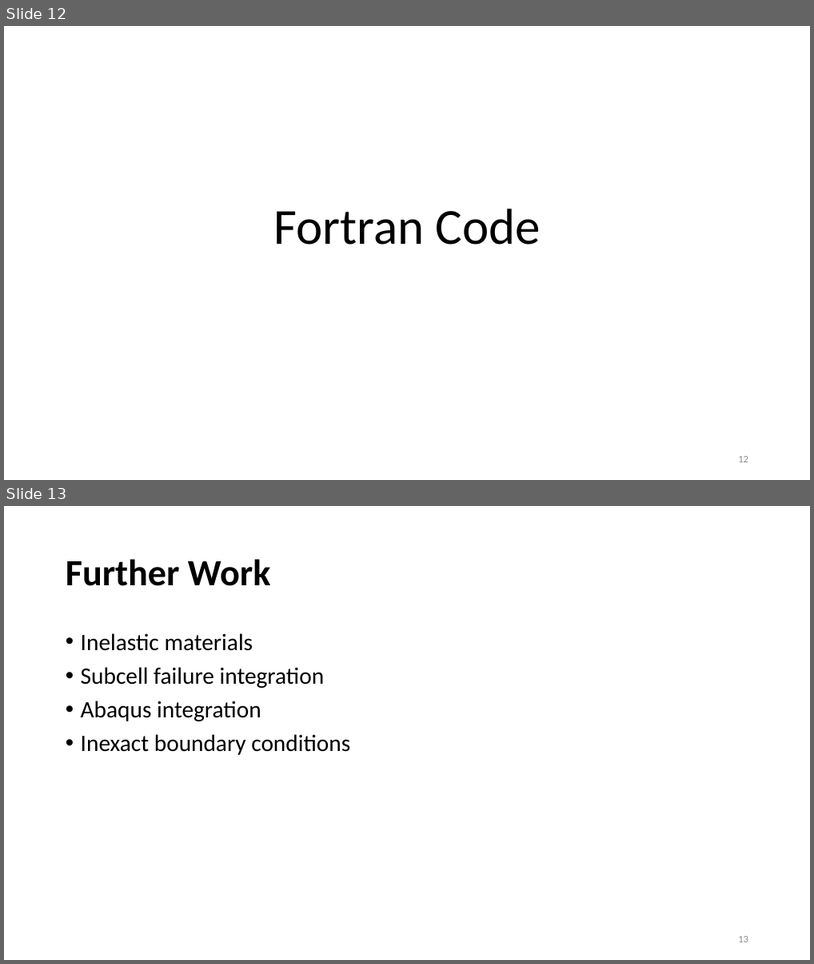
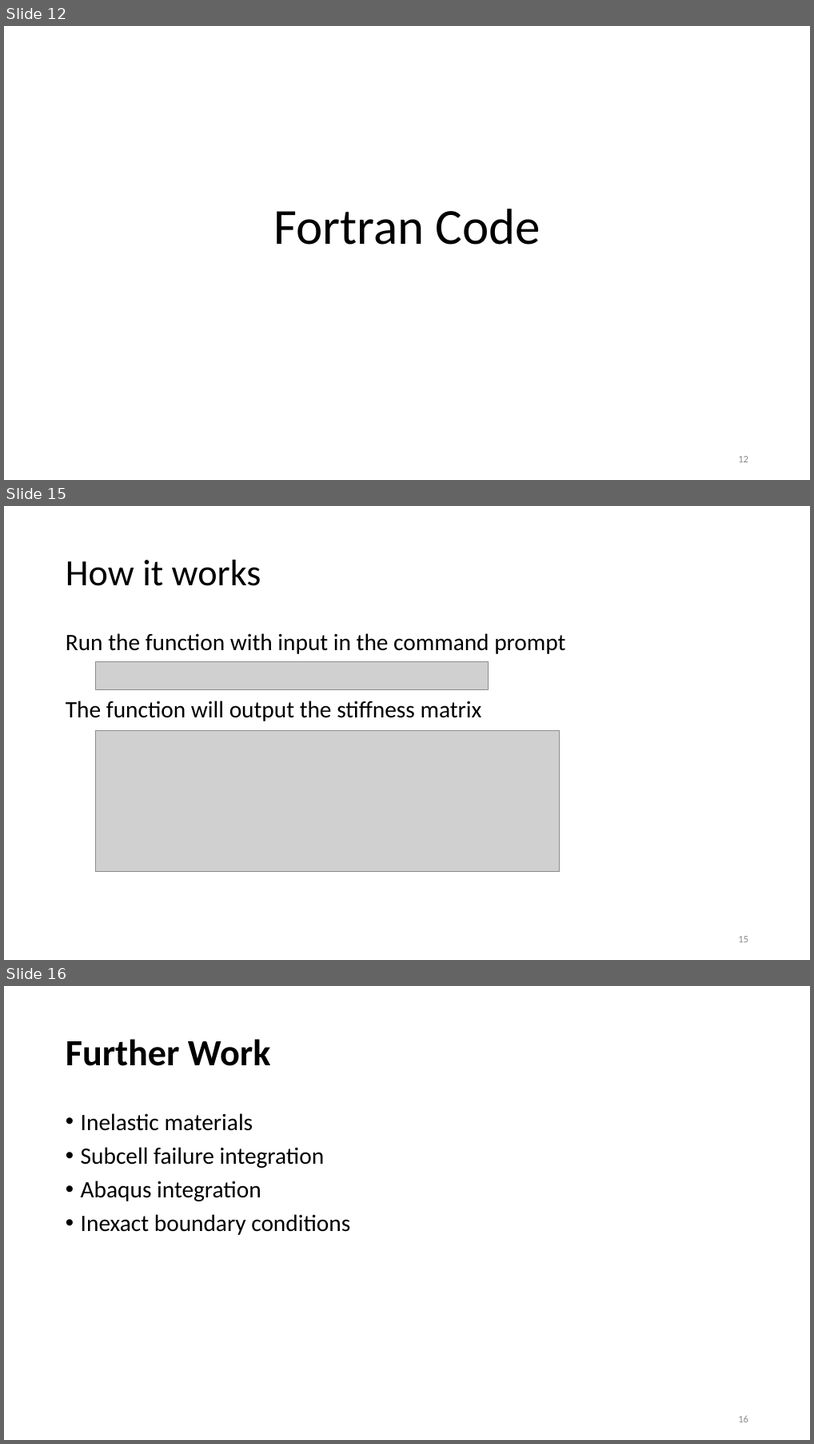
Before and after one commit to nahernz/Method_of_Cells, a slide deck: Generalized Method of Cells (08-01-2014).pptx. Shown one above the other, each under a label of ours: slides 12 and 13 before the commit, slides 12, 15 and 16 after it; the slides between them are not shown. The pictures are 814x964 and 814x1444 pixels, drawn with LibreOffice and Linux fonts; fonts in the diff are those of the drawing; grey boxes stand for pictures. Boxes give left, top, right and bottom in pixels: in the first picture for what was removed or moved away, otherwise in the second. Text is boxed around its words. In the diff, an @@ line names an element or a change of style, - is before the commit and + after.

```diff
--- a/Generalized Method of Cells (08-01-2014).pptx
+++ b/Generalized Method of Cells (08-01-2014).pptx
@@ slide 15 added at box(4, 506, 810, 960), background #FFFFFF @@
@@ title added at box(66, 560, 262, 586), 44 pt, text #000000 @@
+How it works
@@ text added at box(66, 633, 566, 721), 28 pt, text #000000 @@
+Run the function with input in the command prompt
+The function will output the stiffness matrix
@@ picture added at box(95, 661, 489, 689) @@
@@ picture added at box(95, 731, 559, 871) @@
@@ page number added at box(738, 936, 749, 942), 12 pt, text #8C8C8C @@
+15
@@ what was slide 13 is now slide 16 @@
@@ page number at box(738, 1415, 749, 1422): text changed @@
-13
+16
```
Also in this commit, not shown: 2 other slides added.
